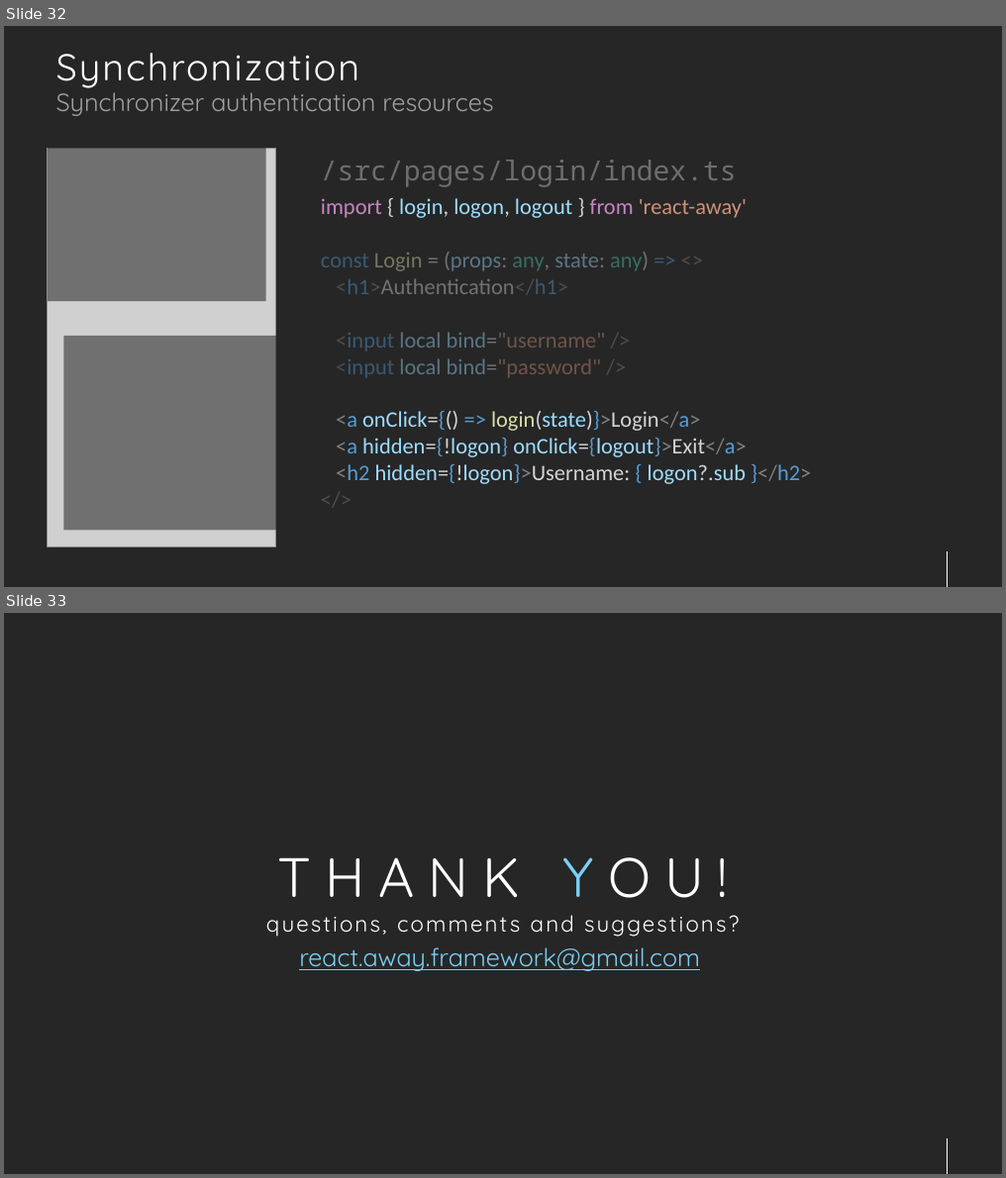
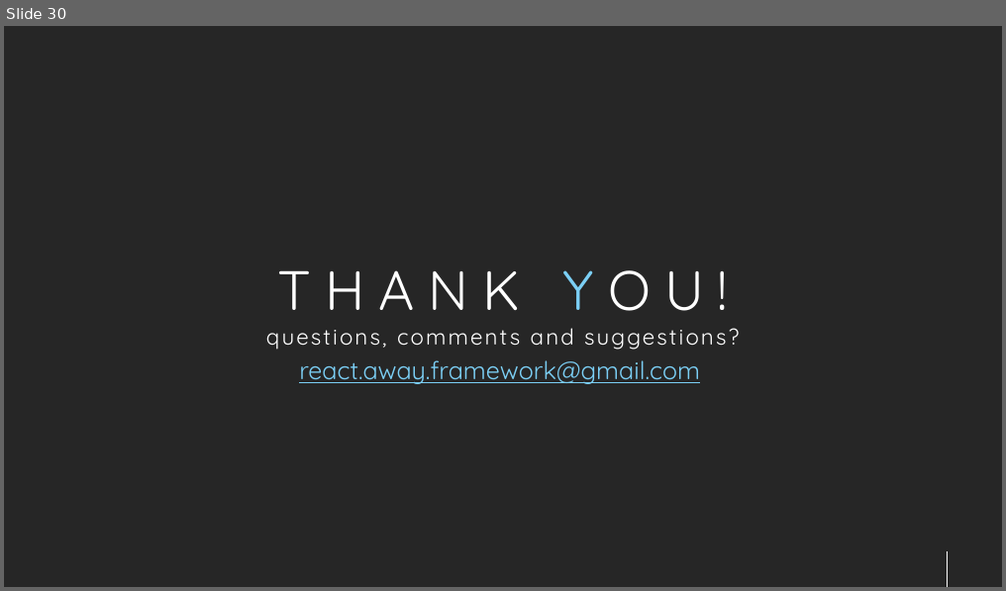
Before and after one commit to jsenaribeiro/react-away, a slide deck: doc/slides/tutorial.pptx. Shown one above the other, each under a label of ours: slides 32 and 33 before the commit, slide 30 after it. The pictures are 1006x1178 and 1006x591 pixels, drawn with LibreOffice and Linux fonts; fonts in the diff are those of the drawing; grey boxes stand for pictures; background and template pictures are left out. Boxes give left, top, right and bottom in pixels: in the first picture for what was removed or moved away, otherwise in the second. Text is boxed around its words. In the diff, an @@ line names an element or a change of style, - is before the commit and + after.

```diff
--- a/doc/slides/tutorial.pptx
+++ b/doc/slides/tutorial.pptx
@@ slide 32 removed at (x1=4, y1=26, x2=1002, y2=587), background #262626; not listed: 1 template element that a slide beside it also shows @@
@@ title removed at (x1=56, y1=53, x2=360, y2=88) @@
-Synchronization
@@ text removed at (x1=56, y1=85, x2=493, y2=116) @@
-Synchronizer authentication resources
@@ picture removed at (x1=47, y1=148, x2=275, y2=547) @@
@@ rectangle removed at (x1=48, y1=145, x2=266, y2=301) @@
@@ text removed at (x1=321, y1=160, x2=737, y2=187) @@
-/src/pages/login/index.ts
@@ text removed at (x1=321, y1=198, x2=811, y2=484) @@
-import { login, logon, logout } from 'react-away'
-const Login = (props: any, state: any) => <>
-<h1>Authentication</h1>
-<input local bind="username" />
-<input local bind="password" />
-<a onClick={() => login(state)}>Login</a>
-<a hidden={!logon} onClick={logout}>Exit</a>
-<h2 hidden={!logon}>Username: { logon?.sub }</h2>
-</>
@@ rectangle removed at (x1=310, y1=224, x2=898, y2=402) @@
@@ rectangle removed at (x1=63, y1=336, x2=282, y2=531) @@
@@ rectangle removed at (x1=323, y1=487, x2=911, y2=531) @@
@@ what was slide 33 is now slide 30 @@
```
Also in this commit, not shown: 13 slides changed, 14 slides added, 16 other slides removed, 2 other files.
